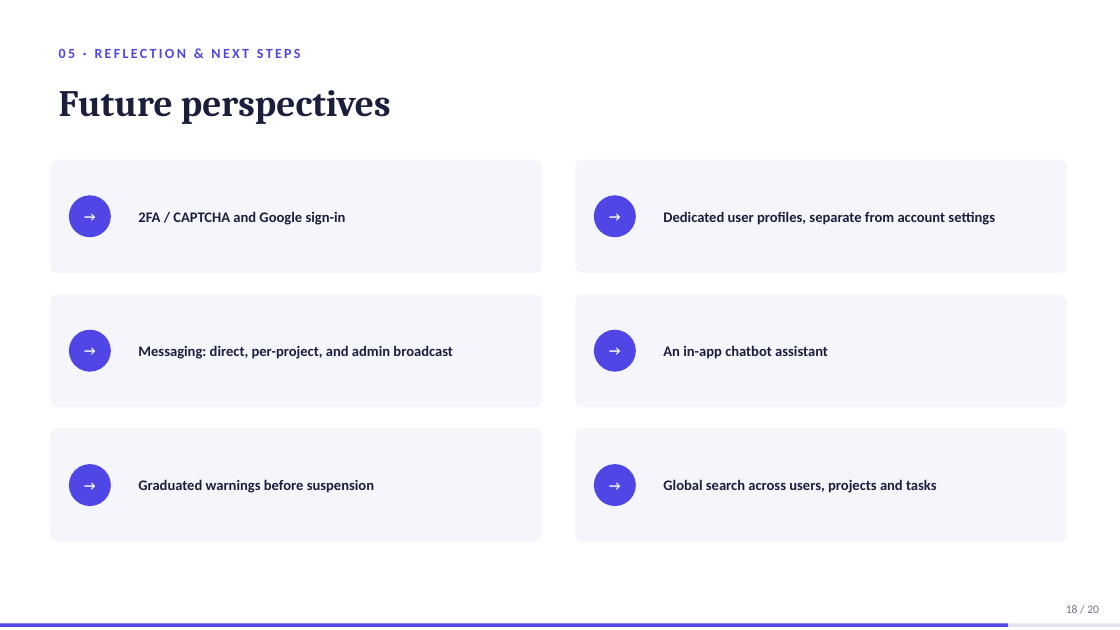
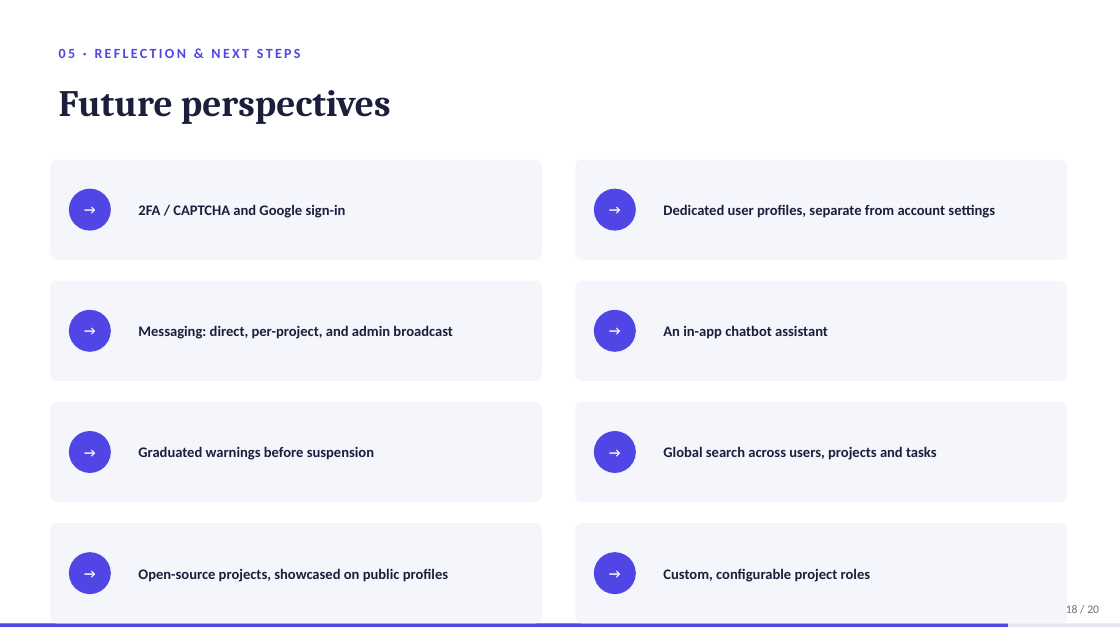
Before and after one commit to domdomxy/synkro, a slide deck: slide 18 of Synkro_PFA_Defense.pptx. Drawn at 1120x630 pixels with LibreOffice and Linux fonts; fonts in the diff are those of the drawing. Boxes give left, top, right and bottom in pixels: in the first picture for what was removed or moved away, otherwise in the second. Text is boxed around its words. In the diff, an @@ line names an element or a change of style, - is before the commit and + after.

```diff
--- a/Synkro_PFA_Defense.pptx
+++ b/Synkro_PFA_Defense.pptx
@@ rounded rectangle resized from (x1=50, y1=160, x2=542, y2=273) to (x1=50, y1=160, x2=542, y2=260) @@
@@ text "2FA / CAPTCHA and Google ..." moved from (x1=138, y1=211, x2=346, y2=225) to (x1=138, y1=204, x2=346, y2=218) @@
@@ rounded rectangle resized from (x1=576, y1=160, x2=1067, y2=273) to (x1=576, y1=160, x2=1067, y2=260) @@
@@ text "Dedicated user profiles, separate from ..." moved from (x1=663, y1=211, x2=995, y2=225) to (x1=663, y1=204, x2=995, y2=218) @@
@@ 2 ellipses, 2 texts moved together from (x1=69, y1=196, x2=636, y2=238) to (x1=69, y1=189, x2=636, y2=231) @@
@@ rounded rectangle resized from (x1=50, y1=294, x2=542, y2=408) to (x1=50, y1=281, x2=542, y2=381) @@
@@ text "Messaging: direct, per-project, and admin ..." moved from (x1=138, y1=345, x2=453, y2=359) to (x1=138, y1=325, x2=453, y2=339) @@
@@ rounded rectangle resized from (x1=576, y1=294, x2=1067, y2=408) to (x1=576, y1=281, x2=1067, y2=381) @@
@@ text "An in-app chatbot assistant" moved from (x1=663, y1=345, x2=828, y2=359) to (x1=663, y1=325, x2=828, y2=339) @@
@@ 2 ellipses, 2 texts moved together from (x1=69, y1=329, x2=636, y2=371) to (x1=69, y1=310, x2=636, y2=352) @@
@@ rounded rectangle resized from (x1=50, y1=429, x2=542, y2=542) to (x1=50, y1=402, x2=542, y2=502) @@
@@ text "Graduated warnings before suspension" moved from (x1=138, y1=479, x2=374, y2=493) to (x1=138, y1=446, x2=374, y2=460) @@
@@ rounded rectangle resized from (x1=576, y1=429, x2=1067, y2=542) to (x1=576, y1=402, x2=1067, y2=502) @@
@@ text "Global search across users, projects ..." moved from (x1=663, y1=479, x2=937, y2=493) to (x1=663, y1=446, x2=937, y2=460) @@
@@ 2 ellipses, 2 texts moved together from (x1=69, y1=465, x2=636, y2=507) to (x1=69, y1=431, x2=636, y2=473) @@
@@ rounded rectangle added at (x1=50, y1=523, x2=542, y2=623), fill #F5F6FC @@
@@ rounded rectangle added at (x1=576, y1=523, x2=1067, y2=623), fill #F5F6FC @@
@@ ellipse added at (x1=69, y1=552, x2=111, y2=594), fill #4F46E5 @@
@@ text added at (x1=69, y1=552, x2=111, y2=594), 11 pt, text #FFFFFF, bold @@
+→
@@ text added at (x1=138, y1=568, x2=448, y2=582), 12.5 pt, text #1B1F3B, bold @@
+Open-source projects, showcased on public profiles
@@ ellipse added at (x1=594, y1=552, x2=636, y2=594), fill #4F46E5 @@
@@ text added at (x1=594, y1=552, x2=636, y2=594), 11 pt, text #FFFFFF, bold @@
+→
@@ text added at (x1=663, y1=568, x2=870, y2=582), 12.5 pt, text #1B1F3B, bold @@
+Custom, configurable project roles
```
Also in this commit, not shown: 1 other slide changed, 1 other file.
